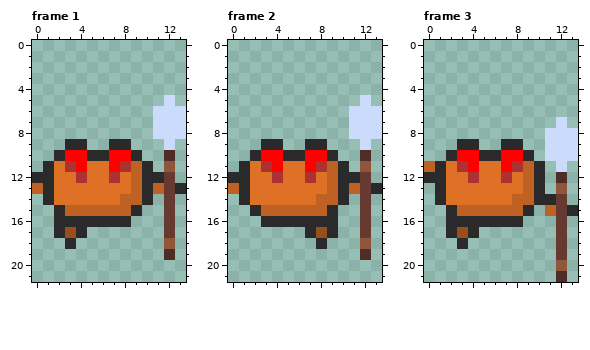
Pixel-art file, stored at src/assets/stabguts.aseprite. Above: the version before the commit.
14x22 pixels, 4 frames. Shown: frame 1, frame 2, frame 3. The commit also changed other frames, which this record leaves out.
Once edited:
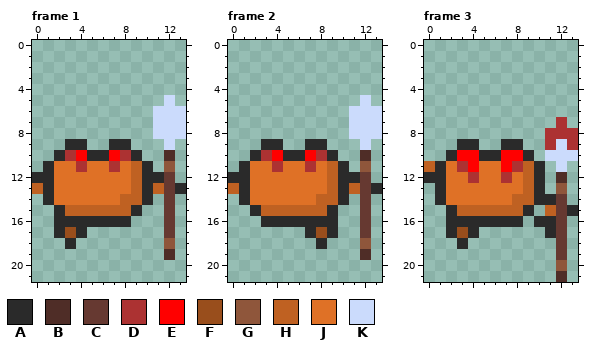
Palette (. is transparent): A #2a2a2a  B #4f2d27  C #663931  D #ac3232  E #ff0000  F #994e1c  G #8f563b  H #bf6122  J #df7126  K #cbdbfc
Author's note on the commit: :sparkles: working Stabguts logic
The exact change:
{"where": "frame 1"}
{"frame":1,"y":10,"x":3,"old":"E","new":"D"}
{"frame":1,"y":10,"x":8,"old":"E","new":"D"}
{"frame":1,"y":11,"x":3,"old":"DE","new":"JD"}
{"frame":1,"y":11,"x":7,"old":"ED","new":"DJ"}
{"frame":1,"y":12,"x":4,"old":"D","new":"J"}
{"frame":1,"y":12,"x":7,"old":"D","new":"J"}
{"where": "frame 2"}
{"frame":2,"y":10,"x":3,"old":"E","new":"D"}
{"frame":2,"y":10,"x":8,"old":"E","new":"D"}
{"frame":2,"y":11,"x":3,"old":"DE","new":"JD"}
{"frame":2,"y":11,"x":7,"old":"ED","new":"DJ"}
{"frame":2,"y":12,"x":4,"old":"D","new":"J"}
{"frame":2,"y":12,"x":7,"old":"D","new":"J"}
{"where": "frame 3"}
{"frame":3,"y":7,"x":12,"old":"K","new":"D"}
{"frame":3,"y":8,"x":11,"old":"KKK","new":"DDD"}
{"frame":3,"y":9,"x":11,"old":"K","new":"D"}
{"frame":3,"y":9,"x":13,"old":"K","new":"D"}
{"frame":3,"y":16,"x":10,"old":"..","new":"AA"}
{"frame":3,"y":17,"x":11,"old":".","new":"A"}
{"label":"changed","picture_box":[65,150,131,183]}
{"label":"changed","picture_box":[261,150,327,183]}
{"label":"changed","picture_box":[545,117,578,150]}
{"label":"added","picture_box":[534,216,556,238]}
